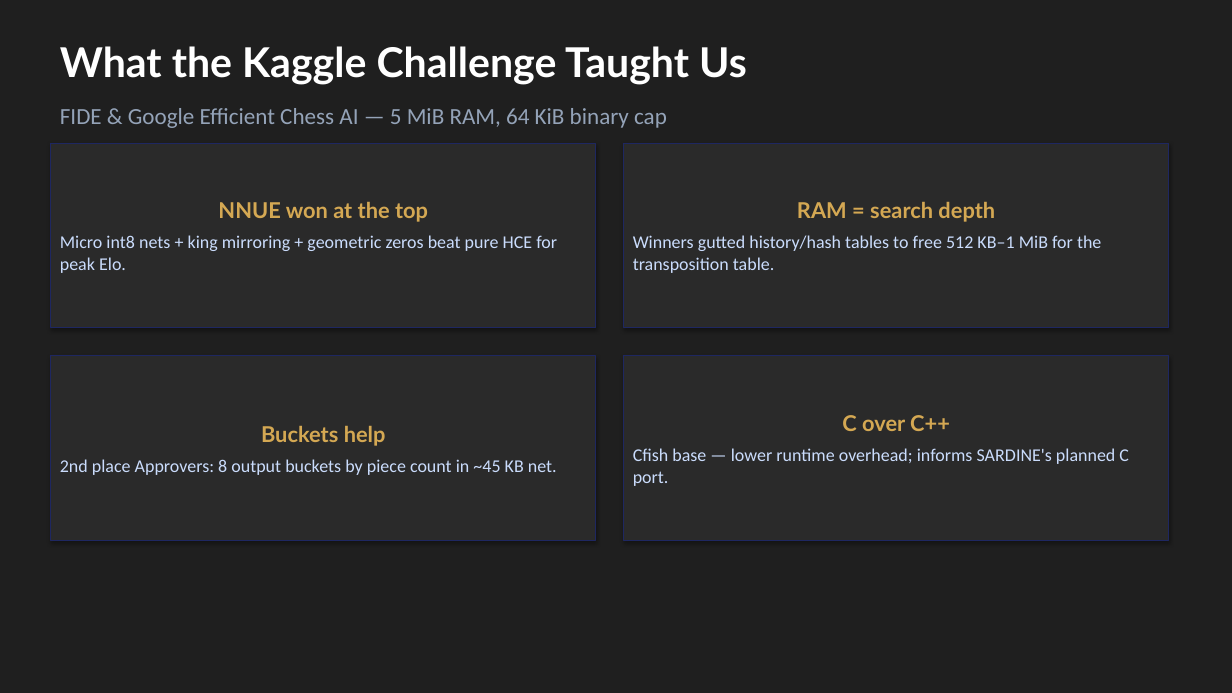
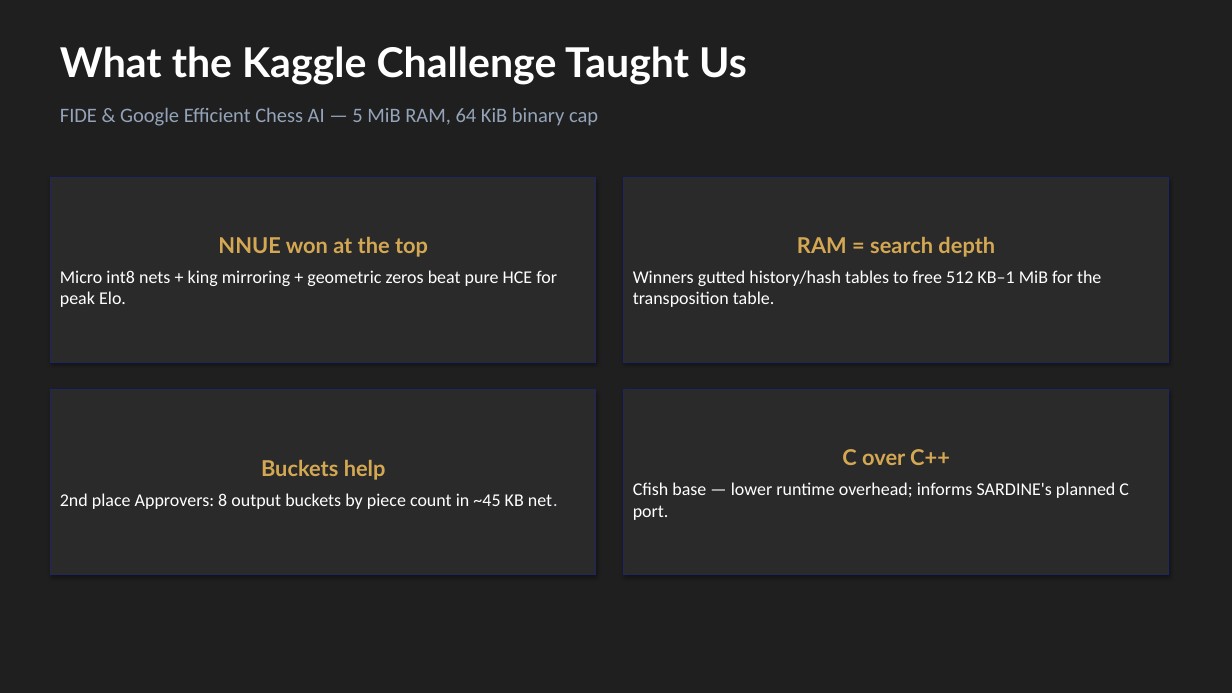
Before and after one commit to Omega97/TinyML_Internship, a slide deck: slide 3 of presentations/SARDINE_ICTP_2026-07.pptx. Drawn at 1232x693 pixels with LibreOffice and Linux fonts; fonts in the diff are those of the drawing. Boxes give left, top, right and bottom in pixels: in the first picture for what was removed or moved away, otherwise in the second. Text is boxed around its words. In the diff, an @@ line names an element or a change of style, - is before the commit and + after.

```diff
--- a/presentations/SARDINE_ICTP_2026-07.pptx
+++ b/presentations/SARDINE_ICTP_2026-07.pptx
@@ text "FIDE & Google Efficient Chess ..." at box(60, 108, 598, 126): size 18 to 16 pt @@
@@ text in rectangle at box(60, 270, 557, 307): text colour #CADCFC to #FFFFFF in "Micro int8 nets + king mirroring + ..." @@
@@ text in rectangle at box(633, 270, 1101, 307): text colour #CADCFC to #FFFFFF in "Winners gutted history/hash tables to free 512 ..." @@
@@ 4 rectangles: place and size @@
-4 rectangles at box(51, 143, 1169, 541)
+4 rectangles at box(51, 177, 1169, 575)
@@ text in rectangle at box(60, 493, 558, 509): text colour #CADCFC to #FFFFFF in "2nd place Approvers: 8 output buckets by ..." @@
@@ text in rectangle at box(633, 482, 1129, 520): text colour #CADCFC to #FFFFFF in "Cfish base — lower runtime overhead; informs ..." @@
```
Also in this commit, not shown: 2 other slides changed, 18 other files.
